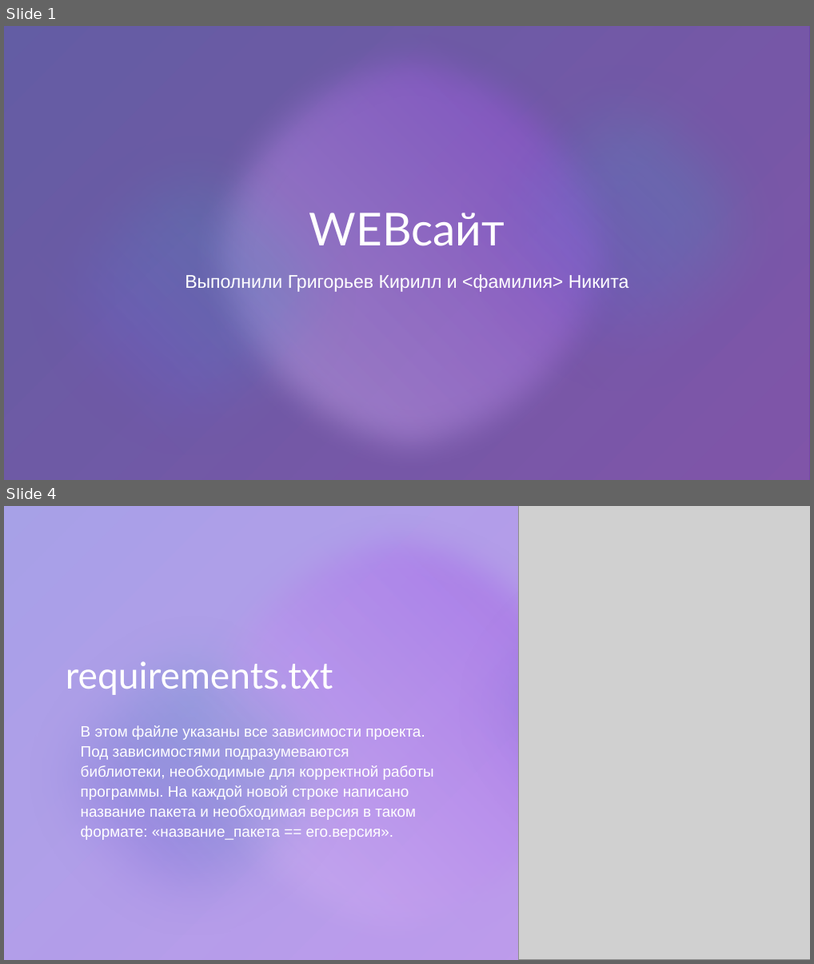
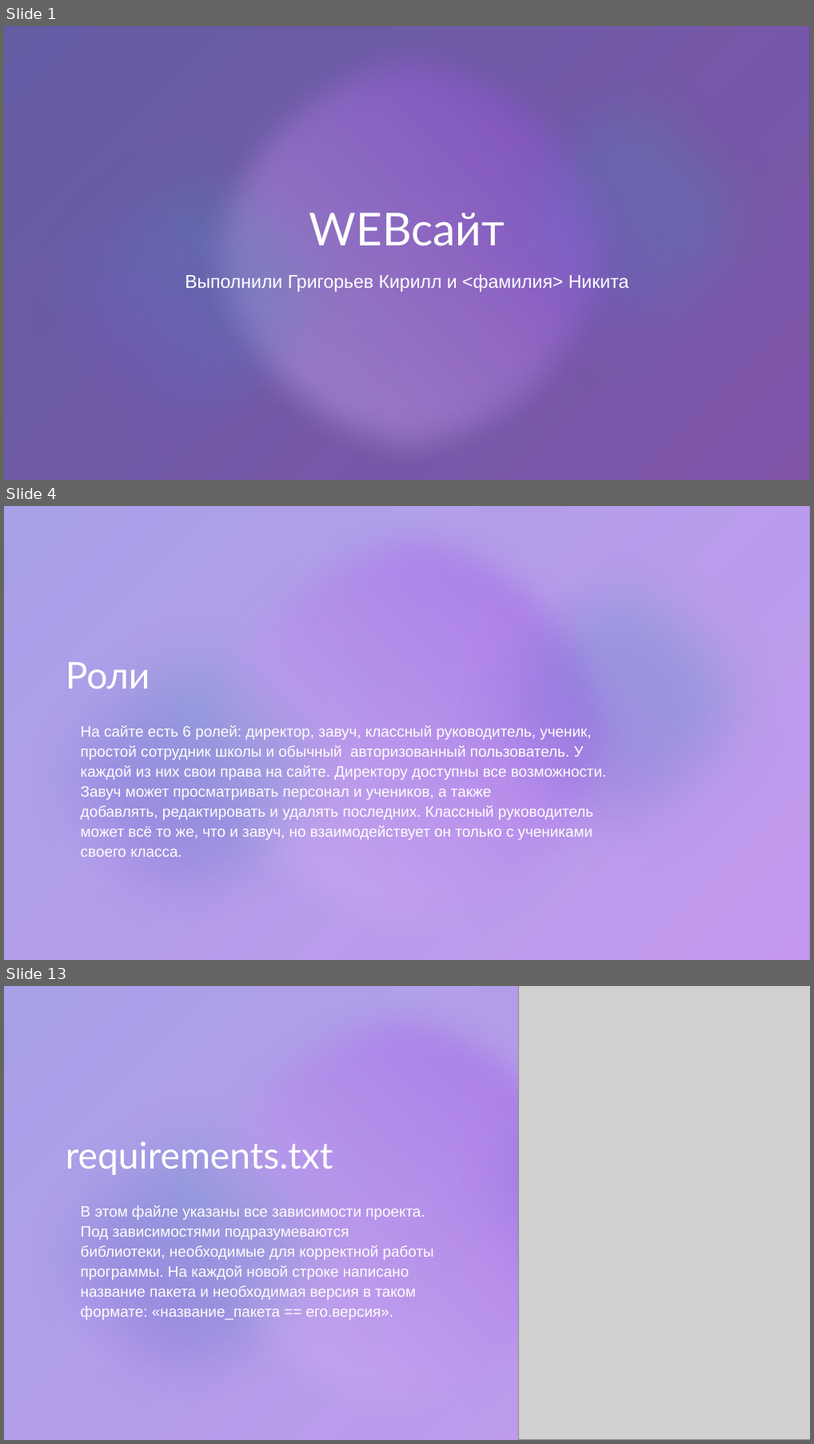
Before and after one commit to NeMolliriK/web-site, a slide deck: files/Презентация.pptx. Shown one above the other, each under a label of ours: slides 1 and 4 before the commit, slides 1, 4 and 13 after it; the slides between them are not shown. The pictures are 814x964 and 814x1444 pixels, drawn with LibreOffice and Linux fonts; fonts in the diff are those of the drawing; grey boxes stand for pictures; background and template pictures are left out; a plain dark background stands for a picture behind light text. Boxes give left, top, right and bottom in pixels: in the first picture for what was removed or moved away, otherwise in the second. Text is boxed around its words. In the diff, an @@ line names an element or a change of style, - is before the commit and + after.

```diff
--- a/files/Презентация.pptx
+++ b/files/Презентация.pptx
@@ slide 4 added at (4,506,810,960), background #FFFFFF; not listed: 1 template element that a slide beside it also shows @@
@@ rectangle added at (4,506,810,960), fill #FFFFFF @@
@@ rectangle added at (4,506,810,960), fill gradient #4F41D5 to #8A30E0 @@
@@ rectangle added at (4,506,810,960), fill #F2F3F0 at 20% opacity @@
@@ ellipse added at (186,506,639,960), fill gradient #E8D6F9 to #8A30E0 @@
@@ ellipse added at (430,518,810,900), fill gradient #8A30E0 to #2AC2AB @@
@@ ellipse added at (4,590,384,960), fill gradient #8A30E0 to #2AC2AB @@
@@ title added at (66,662,150,688), 44 pt, text #FFFFFF @@
+Роли
@@ text added at (81,725,606,856), 18 pt, text #FFFFFF @@
+На сайте есть 6 ролей: директор, завуч, классный руководитель, ученик, простой сотрудник школы и обычный авторизованный пользователь. У каждой из них свои права на сайте. Директору доступны все возможности. Завуч может просматривать персонал и учеников, а также добавлять, редактировать и удалять последних. Классный руководитель может всё то же, что и завуч, но взаимодействует он только с учениками своего класса.
@@ what was slide 4 is now slide 13 @@
```
Also in this commit, not shown: 1 slide changed, 10 other slides added, 2 slides removed, 1 other file.
